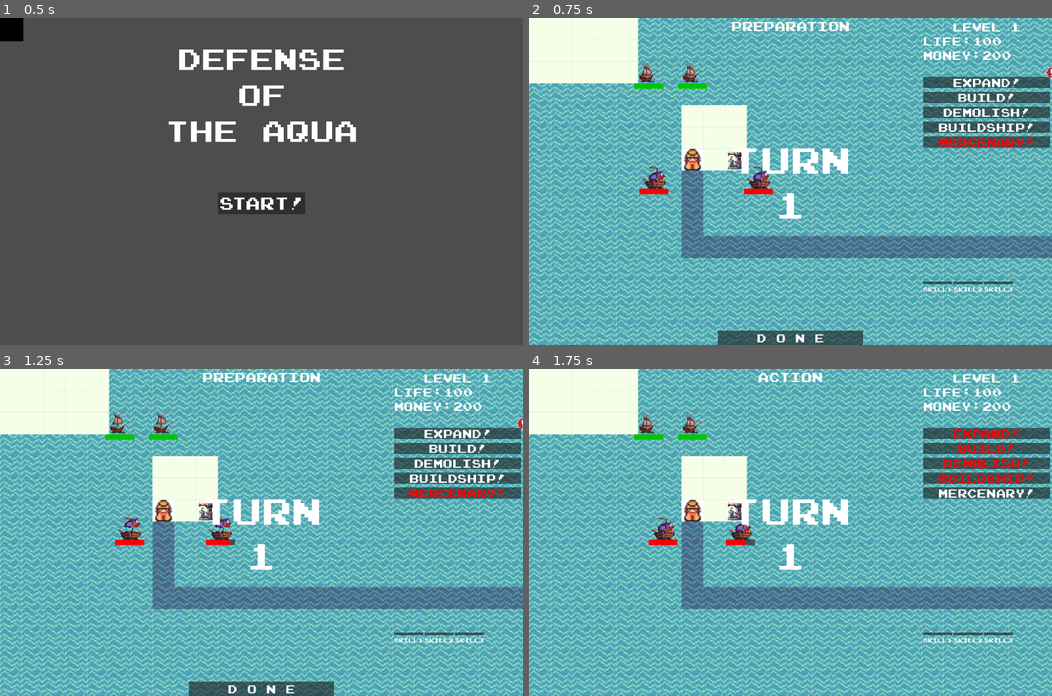
Above: before the commit, frames 1-4 (two rows, left to right).
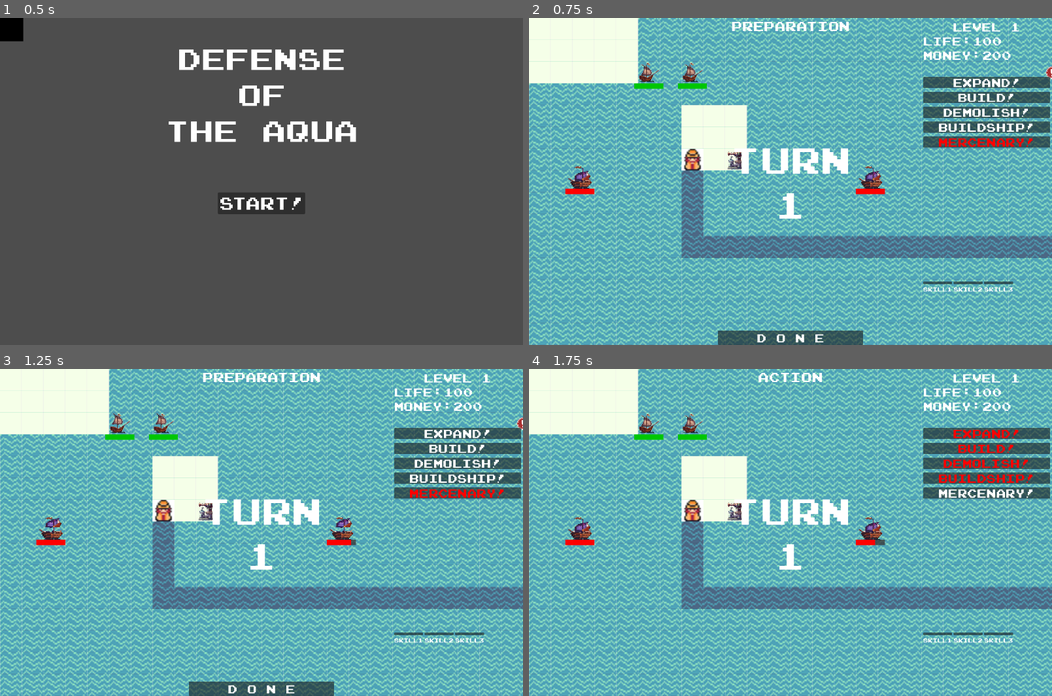
Above: after the commit, the same moments.

Repository: LeoZhang421/GameJam-2024-Pixel
Game: Godot game, scene res://Scenes/Start.tscn
The game is run twice, just before and just after one commit, with the same random seed, the same clock (stepped at 60 frames per second) and the same inputs. Video files are missing from this copy of the repository; at most half a second of black plays in their place. Sound files missing from this copy of the repository are replaced by a short silence.
Inputs:
- Up to frame 1 (0.5 s): no input
- Up to frame 2 (0.75 s): click "Start!" at 0.5 s
- Up to frame 3 (1.25 s): no input
- Up to frame 4 (1.75 s): click "D o n e" at 1.25 s

Frame 1 is identical in both runs. In frame 2, 1.1% of the frame differs, in the area x 6-69%, y 45-54%; in frame 3, 1.1%; in frame 4, 1.1%.

Commit message:
敌人寻路逻辑

Diff:
--- a/Scenes/Enemies/EnemyExample.gd
+++ b/Scenes/Enemies/EnemyExample.gd
@@ -8,7 +8,6 @@
 @export_range(0, 600, 60) var attack_range: int = 3 * 60 # 60像素的倍数
 @export_range(0.0, 0.5, 1.0) var collide_damage: float = 0.5 #撞击时造成多少倍当前hp的伤害
 @export var start_location: Vector2 = Vector2(500,500)
-@export var end_location: Vector2 = Vector2(1000,500)
 
 # inner variables
 var hp: int = 0
@@ -19,6 +18,8 @@
 var target_backup: Array[Area2D] = []
 var attacking: bool = false
 var moving: bool = true
+var move_array: Array
+var current_index: int
 
 # onready node variables
 @onready var area_attack_shape = %AreaAttackShape
@@ -30,28 +31,32 @@
 # basic functions
 func _ready():
 	hp = max_hp
-	distance = start_location.distance_to(end_location)
 	$AnimatedSprite2D.play()
 	$HealthBar.max_value = max_hp
 	_update_health()
+	position = start_location
 
 	target = null
 	attacking = false
 	$AttackTimer.wait_time = 1.0 / attack_speed
 	$AttackTimer.start()
+	$RerouteTimer.start()
 	area_attack_shape.shape.radius = attack_range
 
 func _process(delta):
-	if moving:
-		if direction:
+	if moving and move_array:
+		if current_index >= move_array.size()-1:
+			moving = false
+			move_array = []
+		else:
 			movement += delta * move_speed
-			if movement >= distance:
-				direction = false
-		else:
-			movement -= delta * move_speed
-			if movement <= 0:
-				direction = true
-		position = start_location * (movement/distance) + end_location * (1-movement/distance)
+			var distance = move_array[current_index].distance_to(move_array[current_index+1])
+			if movement < distance:
+				position = move_array[current_index] * (1-movement/distance) + move_array[current_index+1] * (movement/distance)
+			else:
+				movement = 0
+				current_index = current_index + 1
+				position = move_array[current_index]
 
 
 # inner functions
@@ -80,7 +85,7 @@
 			return
 		else:
 			if target_backup:
-				target = find_closest()
+				target = find_closest(target_backup)
 				return
 			else:
 				target = null
@@ -88,7 +93,7 @@
 				return
 	else:
 		if target_backup:
-			target = find_closest()
+			target = find_closest(target_backup)
 			attacking = true
 			return
 		else:
@@ -96,11 +101,10 @@
 			attacking = false
 			return
 
-func find_closest() -> Area2D:
-	assert(target_backup)
-	var min_enemy:Area2D = target_backup[0]
+func find_closest(target_list) -> Area2D:
+	var min_enemy:Area2D = target_list[0]
 	var min_dist = min_enemy.position.distance_to(position)
-	for enemy in target_backup:
+	for enemy in target_list:
 		if enemy.position.distance_to(position) <= min_dist:
 			min_dist = enemy.position.distance_to(position)
 			min_enemy = enemy
@@ -142,3 +146,28 @@
 		attack_event()
 	else:
 		pass
+
+
+func _on_reroute_timer_timeout():
+	var main = get_node("/root/Main")
+	if main.get_node("MerchantLayer").get_child_count() >= 2:
+		var merchant_list = main.get_node("MerchantLayer").get_children()
+		var close = find_closest(merchant_list.slice(1))
+		print("Finding way to merchants: from ", position, " to ", close.position)
+		var temp = main.pathfinder.find_path(position, close.position)
+		if temp:
+			move_array = temp
+			moving = true
+	else:
+		var harbour_list = main.pathfinder.get_harbour_position()
+		var min_harbour:Vector2 = harbour_list[0]
+		var min_dist = min_harbour.distance_to(position)
+		for harbour in harbour_list:
+			if harbour.distance_to(position) <= min_dist:
+				min_dist = harbour.distance_to(position)
+				min_harbour = harbour
+		print("Finding way to harbour: from ", position, " to ", min_harbour)
+		var temp = main.pathfinder.find_path(position, min_harbour)
+		if temp:
+			move_array = temp
+			moving = true
--- a/Scenes/Enemies/EnemyExample.tscn
+++ b/Scenes/Enemies/EnemyExample.tscn
@@ -23,6 +23,21 @@
 "speed": 3.0
 }]
 
+[sub_resource type="Animation" id="Animation_513e5"]
+length = 0.001
+tracks/0/type = "value"
+tracks/0/imported = false
+tracks/0/enabled = true
+tracks/0/path = NodePath("..:modulate")
+tracks/0/interp = 1
+tracks/0/loop_wrap = true
+tracks/0/keys = {
+"times": PackedFloat32Array(0),
+"transitions": PackedFloat32Array(1),
+"update": 0,
+"values": [Color(1, 1, 1, 1)]
+}
+
 [sub_resource type="Animation" id="Animation_vq00y"]
 resource_name = "sink"
 tracks/0/type = "value"
@@ -36,21 +51,6 @@
 "transitions": PackedFloat32Array(1, 1),
 "update": 0,
 "values": [Color(1, 1, 1, 1), Color(1, 1, 1, 0)]
-}
-
-[sub_resource type="Animation" id="Animation_513e5"]
-length = 0.001
-tracks/0/type = "value"
-tracks/0/imported = false
-tracks/0/enabled = true
-tracks/0/path = NodePath("..:modulate")
-tracks/0/interp = 1
-tracks/0/loop_wrap = true
-tracks/0/keys = {
-"times": PackedFloat32Array(0),
-"transitions": PackedFloat32Array(1),
-"update": 0,
-"values": [Color(1, 1, 1, 1)]
 }
 
 [sub_resource type="AnimationLibrary" id="AnimationLibrary_nm1qa"]
@@ -113,6 +113,8 @@
 
 [node name="AttackTimer" type="Timer" parent="."]
 
+[node name="RerouteTimer" type="Timer" parent="."]
+
 [node name="ExplodeSound" type="AudioStreamPlayer" parent="."]
 stream = ExtResource("4_7bvhr")
 
@@ -122,3 +124,4 @@
 [connection signal="area_entered" from="AreaAttack" to="." method="_on_area_attack_area_entered"]
 [connection signal="area_exited" from="AreaAttack" to="." method="_on_area_attack_area_exited"]
 [connection signal="timeout" from="AttackTimer" to="." method="_on_attack_timer_timeout"]
+[connection signal="timeout" from="RerouteTimer" to="." method="_on_reroute_timer_timeout"]
--- a/Scenes/Main.tscn
+++ b/Scenes/Main.tscn
@@ -303,7 +303,6 @@
 attack = 1
 attack_range = 360
 start_location = Vector2(200, 500)
-end_location = Vector2(700, 500)
 
 [node name="EnemyExample2" parent="EnemyLayer" instance=ExtResource("5_qx87c")]
 position = Vector2(400, 500)
@@ -311,7 +310,6 @@
 max_hp = 60
 attack = 1
 start_location = Vector2(1000, 500)
-end_location = Vector2(400, 500)
 
 [node name="BuildingLayer" type="Node" parent="."]
 
